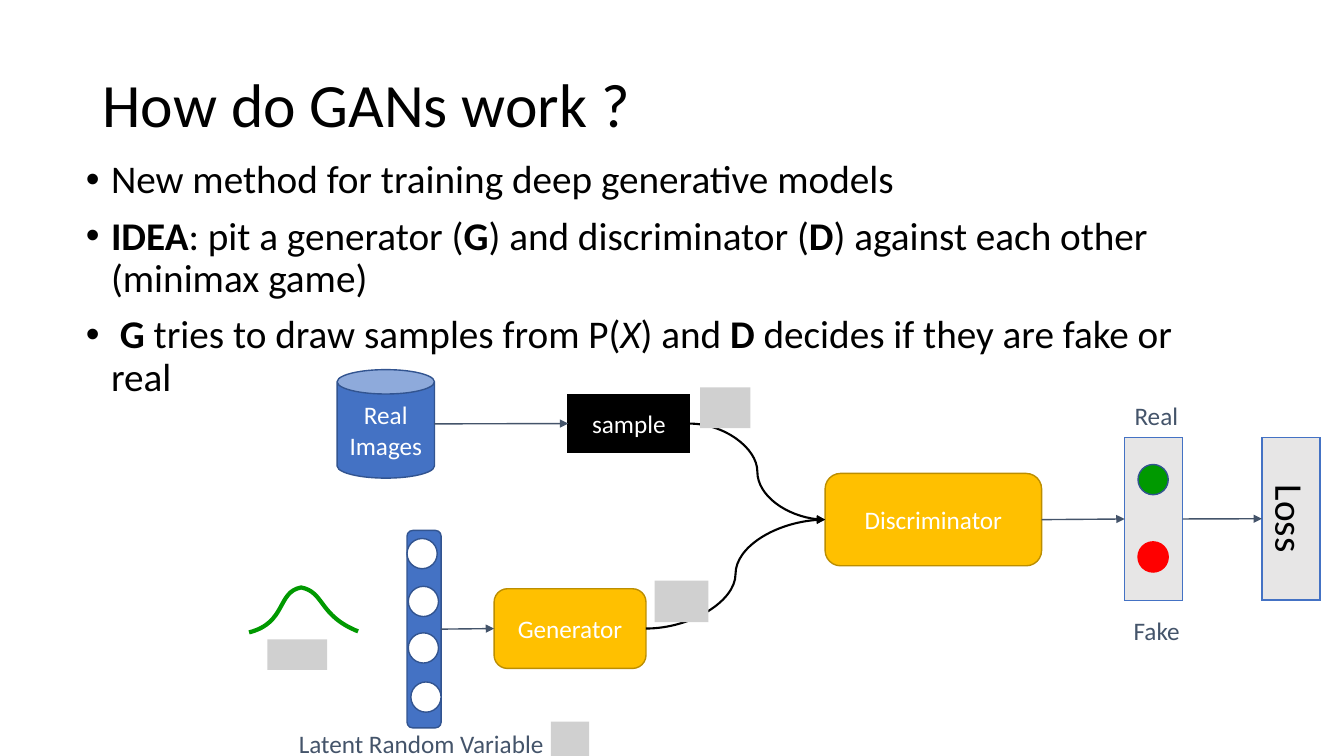
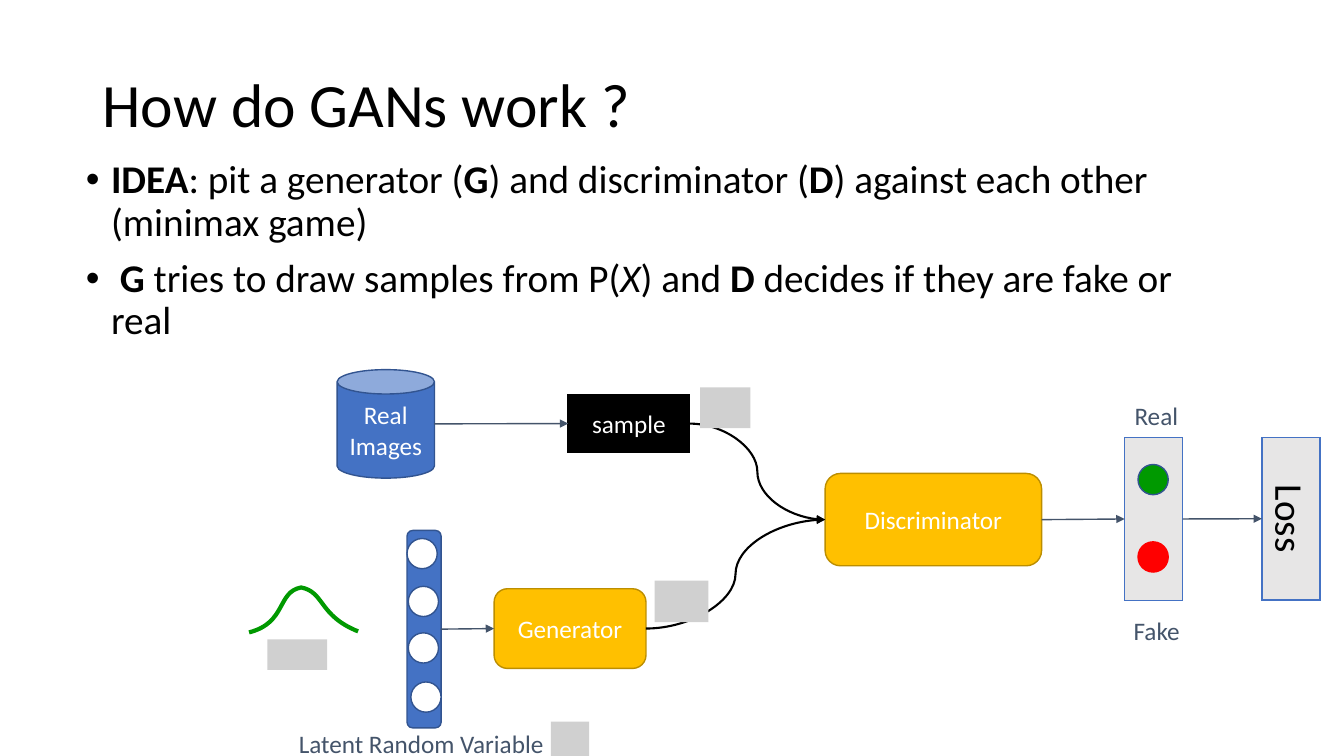
Before and after one commit to gmarchet/dnnworkshop5, a slide deck: slide 9 of presentations/6.GANs.pptx. Drawn at 1344x756 pixels with LibreOffice and Linux fonts; fonts in the diff are those of the drawing; grey boxes stand for pictures. Boxes give left, top, right and bottom in pixels: in the first picture for what was removed or moved away, otherwise in the second. Text is boxed around its words. In the diff, an @@ line names an element or a change of style, - is before the commit and + after.

```diff
--- a/presentations/6.GANs.pptx
+++ b/presentations/6.GANs.pptx
@@ text at box(111, 165, 893, 200): paragraph removed @@
-• New method for training deep generative models
```
Also in this commit, not shown: 11 other slides changed, 2 other files.
